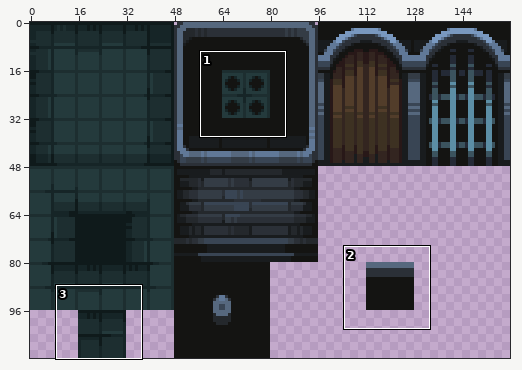
A sprite sheet gets an edit: assets/tilemaps/1/Tilemap.png. The picture above shows the old version from afar; the outline marks the close-up.
Close-up. The starting point:
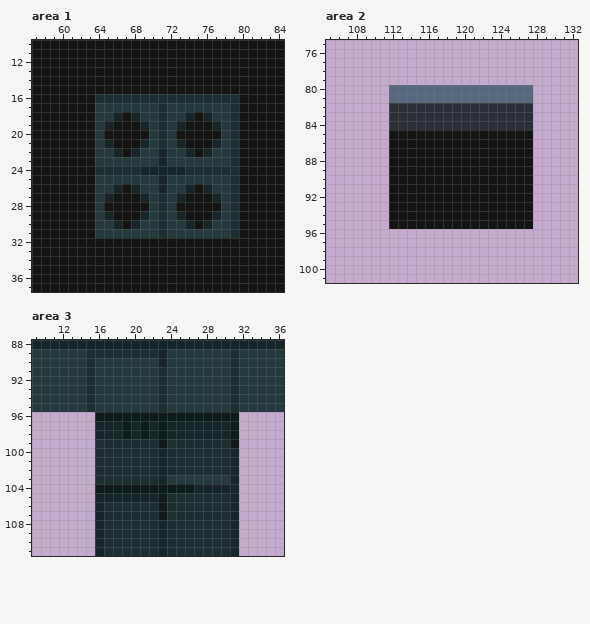
The file is 160x112 pixels. Shown: area 1: x 57..84, y 10..37; area 2: x 105..132, y 75..101; area 3: x 9..36, y 88..111.
After the commit:
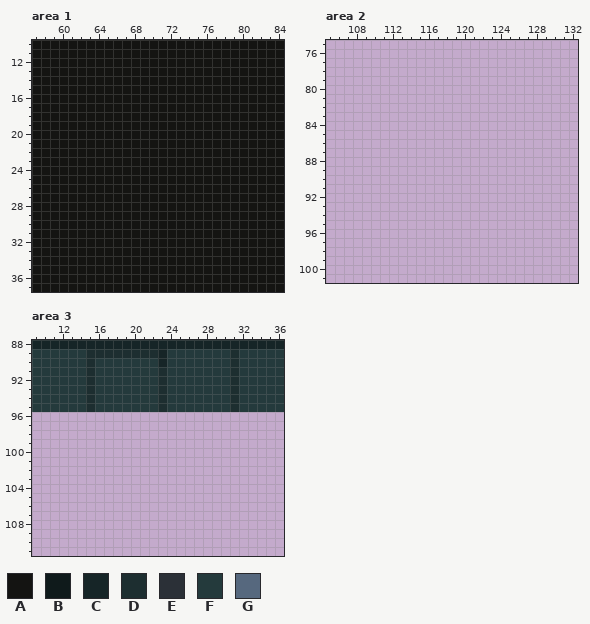
Palette (. is transparent): A #141412  B #0f1a1b  C #162527  D #1d2e30  E #2b3037  F #243a3c  G #56687e
The exact change:
--- area 1
@@ x 57..84 @@
 15 AAAAAAAAAAAAAAAAAAAAAAAAAAAA
-16 AAAAAAADDDDDDDDDDDDDDDDAAAAA
-17 AAAAAAAFFFFFFFDFFFFFFFDAAAAA
-18 AAAAAAAFFCACFFDFFCACFFDAAAAA
-19 AAAAAAAFCAAACFDFCAAACFDAAAAA
-20 AAAAAAAFAAAAAFDFAAAAAFDAAAAA
-21 AAAAAAAFCAAACFDFCAAACFDAAAAA
-22 AAAAAAAFFCACFFCFFCACFFDAAAAA
-23 AAAAAAAFFFFFFFCFFFFFFFDAAAAA
-24 AAAAAAADDDDDCCCCCDDDDDDAAAAA
-25 AAAAAAAFFFFFFFCFFFFFFFDAAAAA
-26 AAAAAAAFFCACFFCFFCACFFDAAAAA
-27 AAAAAAAFCAAACFDFCAAACFDAAAAA
-28 AAAAAAAFAAAAAFDFAAAAAFDAAAAA
-29 AAAAAAAFCAAACFDFCAAACFDAAAAA
-30 AAAAAAAFFCACFFDFFCACFFDAAAAA
-31 AAAAAAAFFFFFFFDFFFFFFFDAAAAA
+16 AAAAAAAAAAAAAAAAAAAAAAAAAAAA
+17 AAAAAAAAAAAAAAAAAAAAAAAAAAAA
+18 AAAAAAAAAAAAAAAAAAAAAAAAAAAA
+19 AAAAAAAAAAAAAAAAAAAAAAAAAAAA
+20 AAAAAAAAAAAAAAAAAAAAAAAAAAAA
+21 AAAAAAAAAAAAAAAAAAAAAAAAAAAA
+22 AAAAAAAAAAAAAAAAAAAAAAAAAAAA
+23 AAAAAAAAAAAAAAAAAAAAAAAAAAAA
+24 AAAAAAAAAAAAAAAAAAAAAAAAAAAA
+25 AAAAAAAAAAAAAAAAAAAAAAAAAAAA
+26 AAAAAAAAAAAAAAAAAAAAAAAAAAAA
+27 AAAAAAAAAAAAAAAAAAAAAAAAAAAA
+28 AAAAAAAAAAAAAAAAAAAAAAAAAAAA
+29 AAAAAAAAAAAAAAAAAAAAAAAAAAAA
+30 AAAAAAAAAAAAAAAAAAAAAAAAAAAA
+31 AAAAAAAAAAAAAAAAAAAAAAAAAAAA
 32 AAAAAAAAAAAAAAAAAAAAAAAAAAAA
--- area 2
@@ x 105..132 @@
  79 ............................
- 80 .......GGGGGGGGGGGGGGGG.....
- 81 .......GGGGGGGGGGGGGGGG.....
- 82 .......EEEEEEEEEEEEEEEE.....
- 83 .......EEEEEEEEEEEEEEEE.....
- 84 .......EEEEEEEEEEEEEEEE.....
- 85 .......AAAAAAAAAAAAAAAA.....
- 86 .......AAAAAAAAAAAAAAAA.....
- 87 .......AAAAAAAAAAAAAAAA.....
- 88 .......AAAAAAAAAAAAAAAA.....
- 89 .......AAAAAAAAAAAAAAAA.....
- 90 .......AAAAAAAAAAAAAAAA.....
- 91 .......AAAAAAAAAAAAAAAA.....
- 92 .......AAAAAAAAAAAAAAAA.....
- 93 .......AAAAAAAAAAAAAAAA.....
- 94 .......AAAAAAAAAAAAAAAA.....
- 95 .......AAAAAAAAAAAAAAAA.....
+ 80 ............................
+ 81 ............................
+ 82 ............................
+ 83 ............................
+ 84 ............................
+ 85 ............................
+ 86 ............................
+ 87 ............................
+ 88 ............................
+ 89 ............................
+ 90 ............................
+ 91 ............................
+ 92 ............................
+ 93 ............................
+ 94 ............................
+ 95 ............................
  96 ............................
--- area 3
@@ x 9..36 @@
  95 FFFFFFDFFFFFFFDFFFFFFFDFFFFF
- 96 .......BBBBBBBBBBBBBBBB.....
- 97 .......CCCBCBCBCCCCCCCB.....
- 98 .......CCCBCBCBCCCCCCCB.....
- 99 .......DDDDDDDBDDDDDDDB.....
-100 .......DDDDDDDCDDDDDDDC.....
-101 .......DDDDDDDCDDDDDDDC.....
-102 .......DDDDDDDCDDDDDDDC.....
-103 .......DDDDDDDCFFFFFFFC.....
-104 .......BBBBBBBBBBBCCCCC.....
-105 .......CCCCCCCBDDDDDDDC.....
-106 .......CDDDDDDBDDDDDDDC.....
-107 .......CDDDDDDBDDDDDDDC.....
-108 .......CDDDDDDCDDDDDDDC.....
-109 .......CDDDDDDCDDDDDDDC.....
-110 .......CDDDDDDCDDDDDDDC.....
-111 .......CDDDDDDCDDDDDDDC.....
+ 96 ............................
+ 97 ............................
+ 98 ............................
+ 99 ............................
+100 ............................
+101 ............................
+102 ............................
+103 ............................
+104 ............................
+105 ............................
+106 ............................
+107 ............................
+108 ............................
+109 ............................
+110 ............................
+111 ............................
Where, in picture pixels (left, top, right, bottom), the same in both close-ups:
changed: (95, 94, 239, 238)
erased: (389, 85, 533, 229)
erased: (95, 412, 239, 556)
